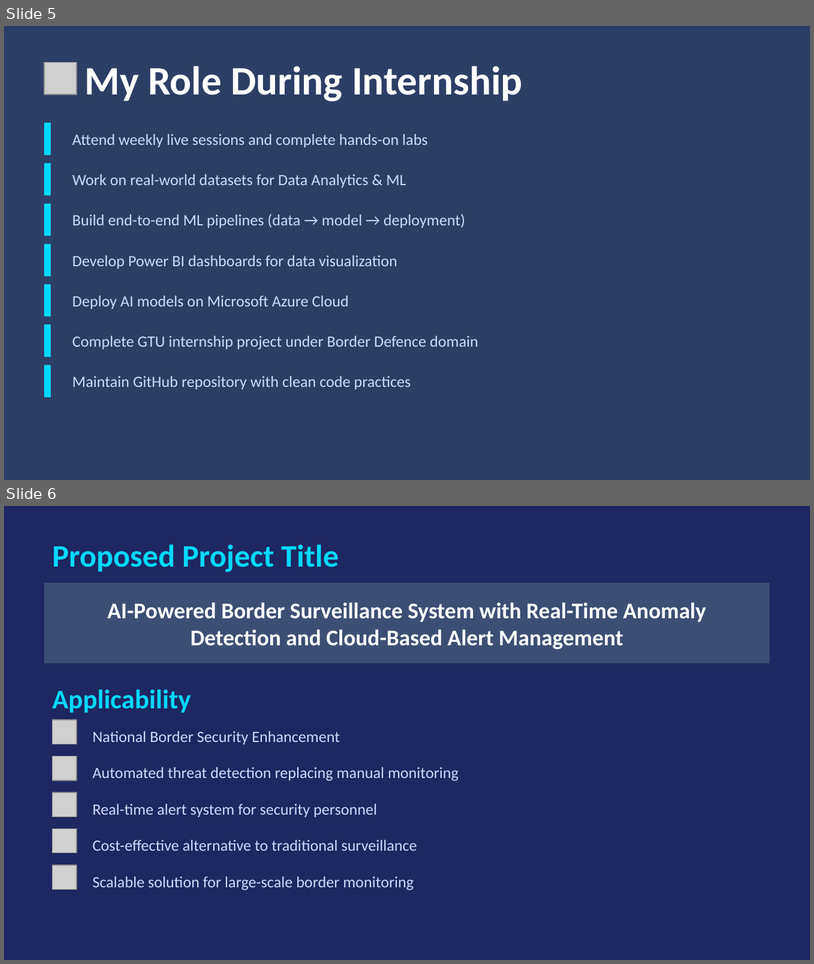
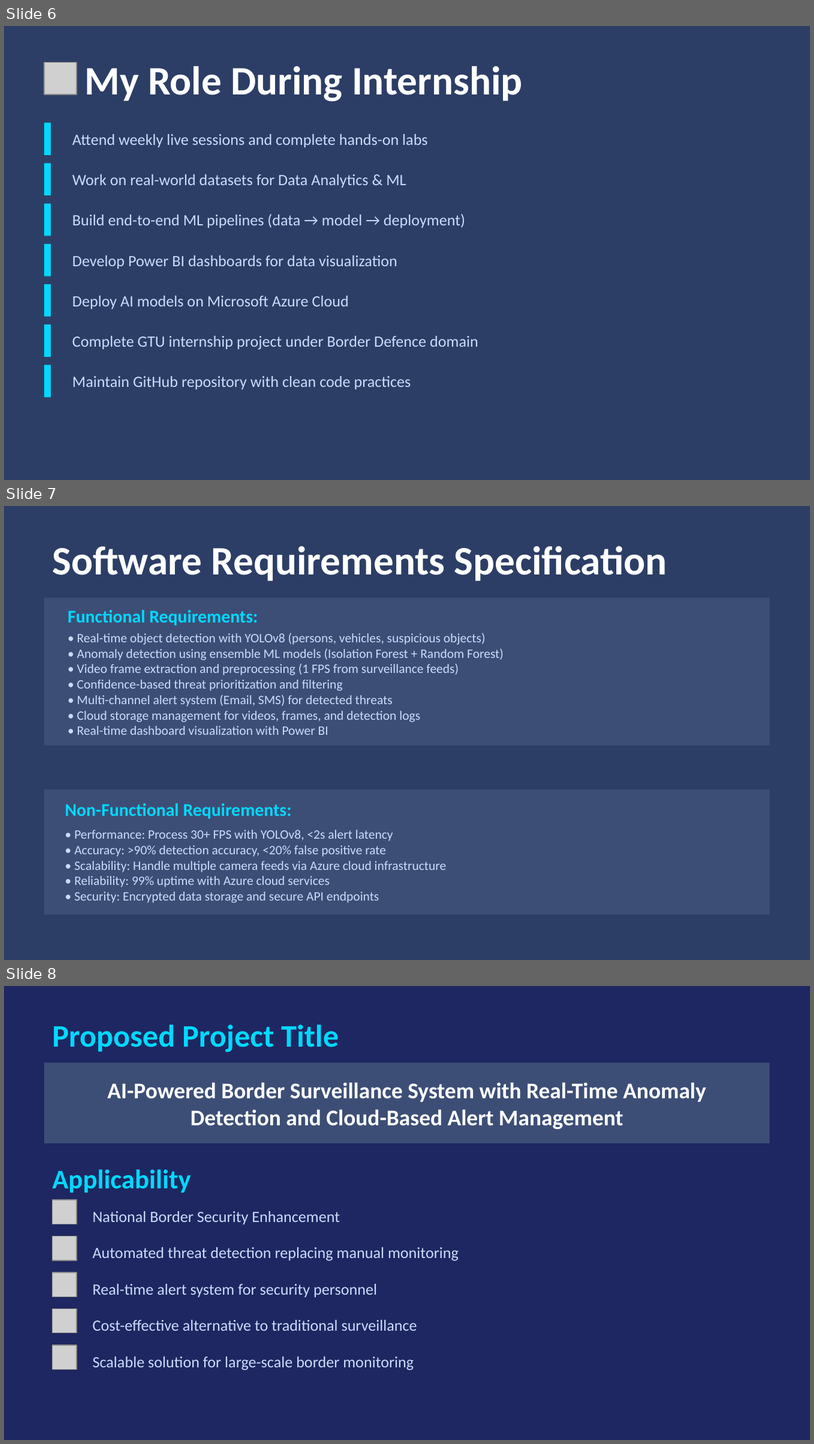
Before and after one commit to jainilgupta02/jay-gupta-ms-elevate-internship, a slide deck: Project/Border_Defence_Presentation.pptx. Shown one above the other, each under a label of ours: slides 5 and 6 before the commit, slides 6, 7 and 8 after it. The pictures are 814x964 and 814x1444 pixels, drawn with LibreOffice and Linux fonts; fonts in the diff are those of the drawing; grey boxes stand for pictures. Boxes give left, top, right and bottom in pixels: in the first picture for what was removed or moved away, otherwise in the second. Text is boxed around its words. In the diff, an @@ line names an element or a change of style, - is before the commit and + after.

```diff
--- a/Project/Border_Defence_Presentation.pptx
+++ b/Project/Border_Defence_Presentation.pptx
@@ slide 7 added at <box>4,506,810,960</box>, background #2D3E66 @@
@@ text added at <box>52,546,668,581</box>, 36 pt, text #FFFFFF, bold @@
+Software Requirements Specification
@@ rectangle added at <box>44,598,770,745</box>, fill #3D4E76 @@
@@ text added at <box>68,610,258,625</box>, 16 pt, text #00D9FF, bold @@
+Functional Requirements:
@@ text added at <box>77,633,504,735</box>, 11.5 pt, text #CADCFC @@
+• Real-time object detection with YOLOv8 (persons, vehicles, suspicious objects)
+• Anomaly detection using ensemble ML models (Isolation Forest + Random Forest)
+• Video frame extraction and preprocessing (1 FPS from surveillance feeds)
+• Confidence-based threat prioritization and filtering
+• Multi-channel alert system (Email, SMS) for detected threats
+• Cloud storage management for videos, frames, and detection logs
+• Real-time dashboard visualization with Power BI
@@ rectangle added at <box>44,789,770,914</box>, fill #3D4E76 @@
@@ text added at <box>65,803,292,819</box>, 16 pt, text #00D9FF, bold @@
+Non-Functional Requirements:
@@ text added at <box>74,829,447,903</box>, 11.5 pt, text #CADCFC @@
+• Performance: Process 30+ FPS with YOLOv8, <2s alert latency
+• Accuracy: >90% detection accuracy, <20% false positive rate
+• Scalability: Handle multiple camera feeds via Azure cloud infrastructure
+• Reliability: 99% uptime with Azure cloud services
+• Security: Encrypted data storage and secure API endpoints
@@ what was slide 5 is now slide 6 @@
@@ what was slide 6 is now slide 8 @@
```
Also in this commit, not shown: 5 slides changed, 6 other slides added, 14 other files.
